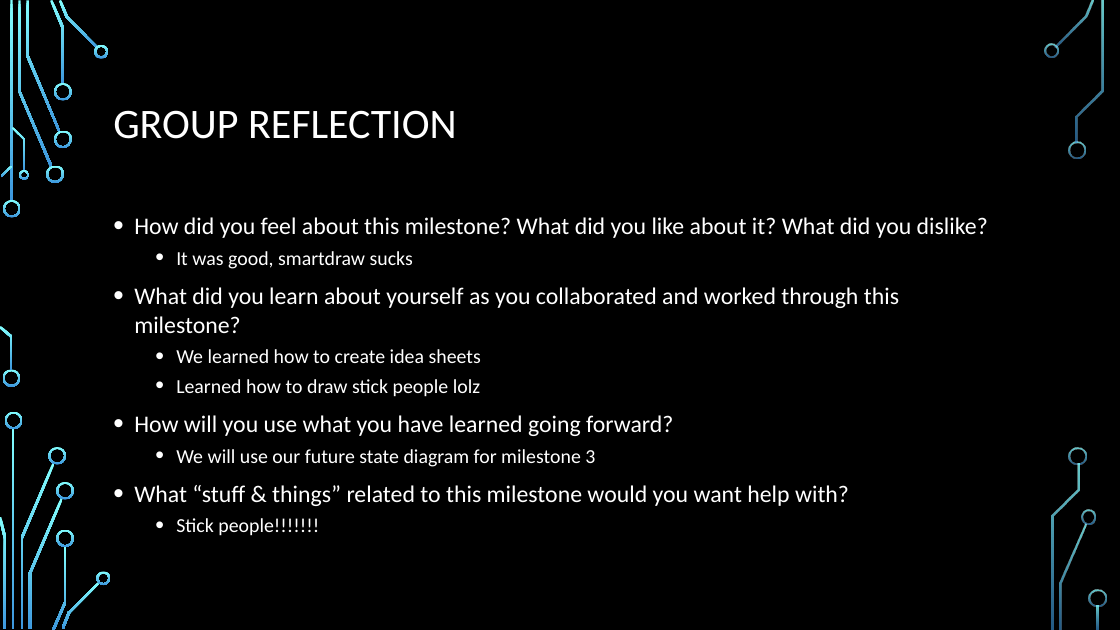
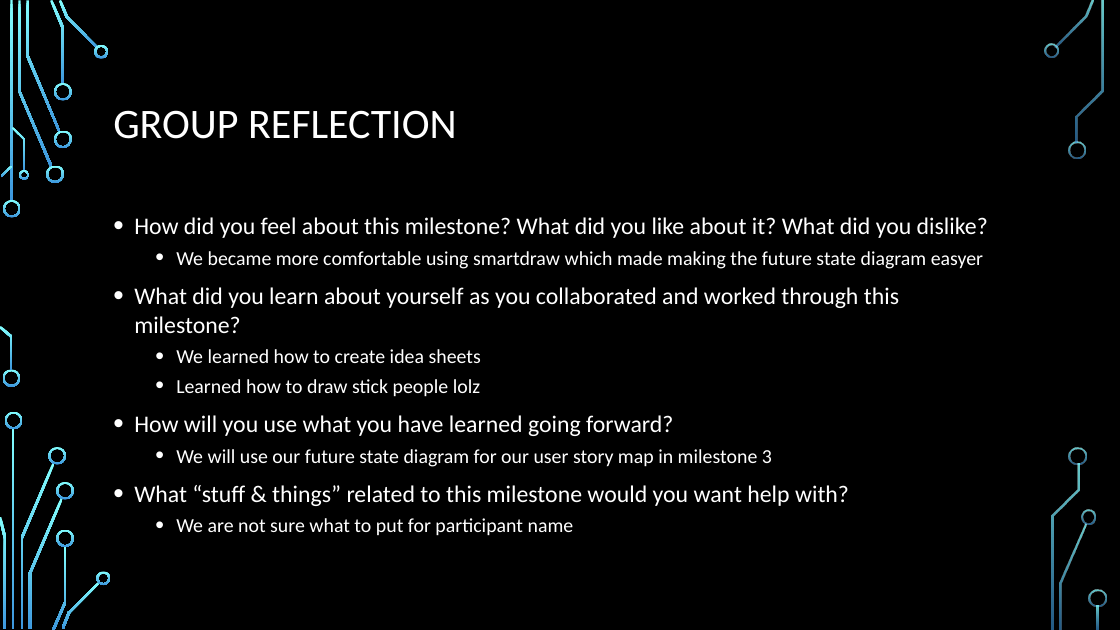
Before and after one commit to ureginastudent/PROJECT, a slide deck: slide 8 of Milestone 2/ENSE 470 Milestone 2.pptx. Drawn at 1120x630 pixels with LibreOffice and Linux fonts; fonts in the diff are those of the drawing; background and template pictures are left out. Boxes give left, top, right and bottom in pixels: in the first picture for what was removed or moved away, otherwise in the second. Text is boxed around its words. In the diff, an @@ line names an element or a change of style, - is before the commit and + after.

Commit message:
Update: improved group reflection slide

```diff
--- a/Milestone 2/ENSE 470 Milestone 2.pptx
+++ b/Milestone 2/ENSE 470 Milestone 2.pptx
@@ text at bbox=[176, 251, 983, 269]: text changed @@
-  • It was good, smartdraw sucks
+  • We became more comfortable using smartdraw which made making the future state diagram easyer
@@ text at bbox=[176, 449, 772, 467]: text changed @@
-  • We will use our future state diagram for milestone 3
+  • We will use our future state diagram for our user story map in milestone 3
@@ text at bbox=[176, 518, 574, 536]: text changed @@
-  • Stick people!!!!!!!
+  • We are not sure what to put for participant name
```
